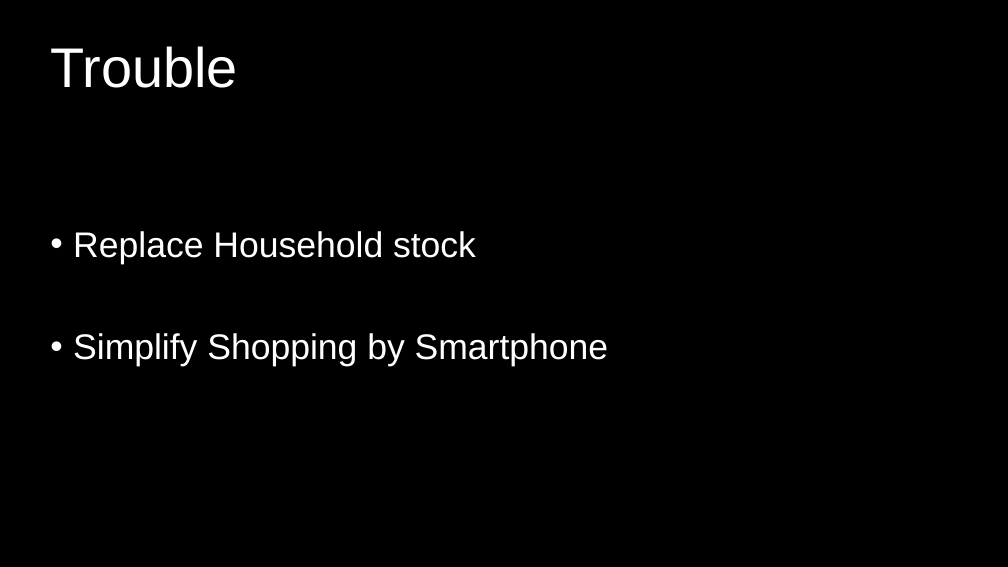
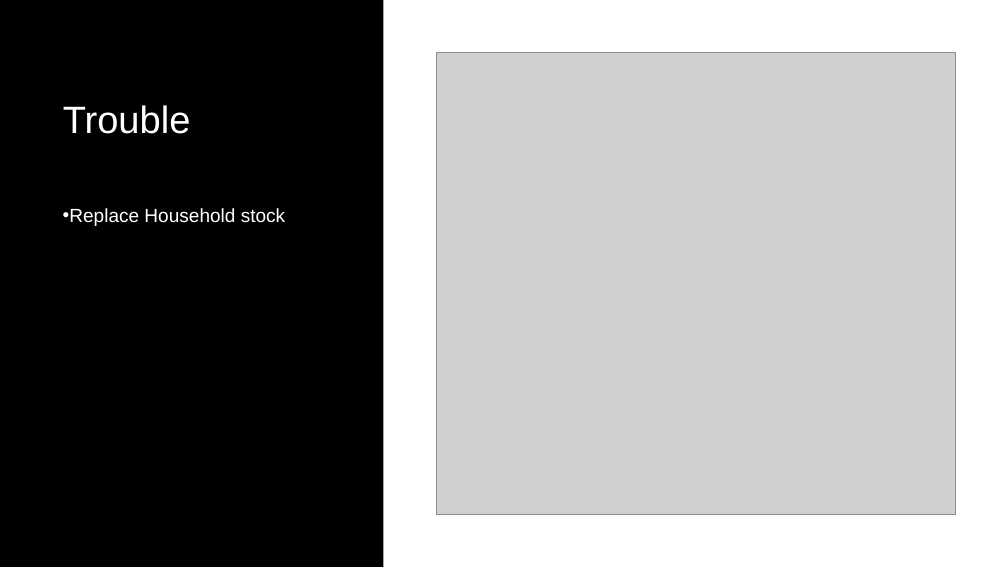
Before and after one commit to BaselHack/2021-team-5, a slide deck: slide 3 of presentation/presentation_v1.pptx. Drawn at 1008x567 pixels with LibreOffice and Linux fonts; fonts in the diff are those of the drawing; grey boxes stand for pictures. Boxes give left, top, right and bottom in pixels: in the first picture for what was removed or moved away, otherwise in the second. Text is boxed around its words. In the diff, an @@ line names an element or a change of style, - is before the commit and + after.

Commit message:
add deployment describtion change someting in presentation, missing picture

```diff
--- a/presentation/presentation_v1.pptx
+++ b/presentation/presentation_v1.pptx
@@ rectangle added at [383,0,1008,567], fill #FFFFFF @@
@@ title "Trouble": place and size @@
-title "Trouble" at [50,46,237,88]
+title "Trouble" at [63,105,191,134]
@@ title "Trouble" at [63,105,191,134]: size 44 to 30 pt @@
@@ picture added at [436,53,956,514] @@
@@ text added at [63,208,285,226], 15 pt, text #FFFFFF @@
+• Replace Household stock
@@ subtitle removed at [73,231,609,366] @@
-• Replace Household stock
-• Simplify Shopping by Smartphone
```
Also in this commit, not shown: 1 other slide changed, 1 slide added, 1 other file.
